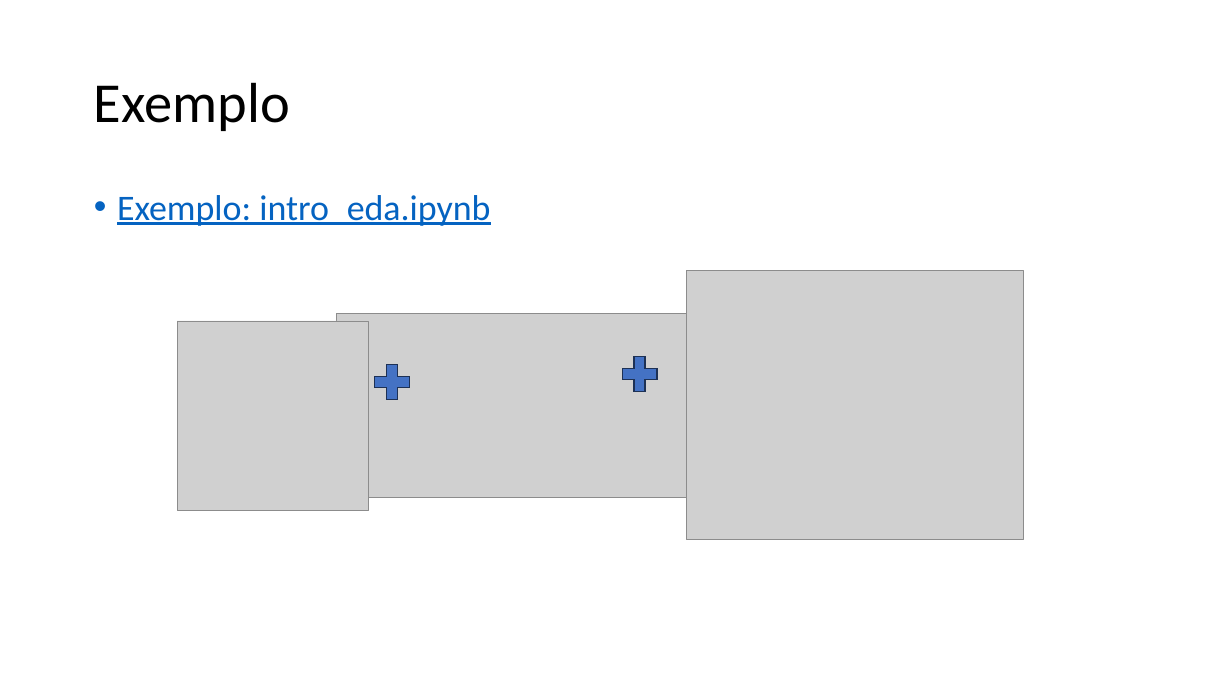
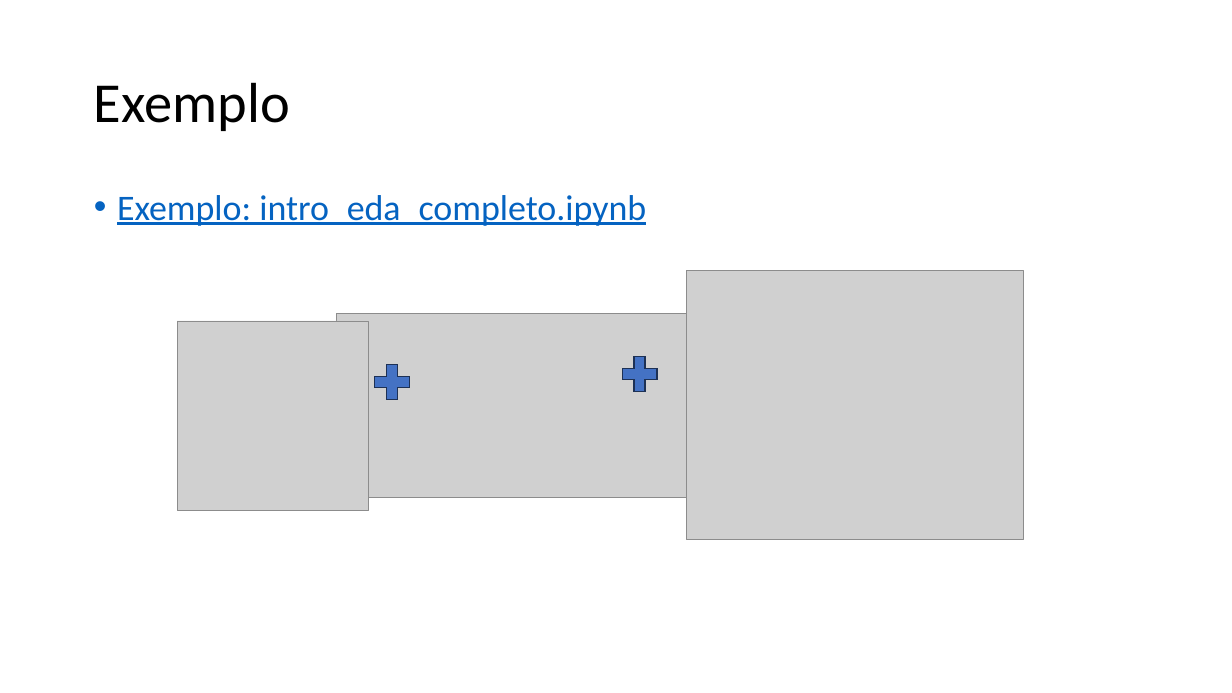
Before and after one commit to zz4fap/c24_inteligencia_artificial, a slide deck: slide 71 of slides/C24_EDA.pptx (slide 51 before the commit). Drawn at 1232x693 pixels with LibreOffice and Linux fonts; fonts in the diff are those of the drawing; grey boxes stand for pictures. Boxes give left, top, right and bottom in pixels: in the first picture for what was removed or moved away, otherwise in the second. Text is boxed around its words. In the diff, an @@ line names an element or a change of style, - is before the commit and + after.

Commit message:
update of slides

```diff
--- a/slides/C24_EDA.pptx
+++ b/slides/C24_EDA.pptx
@@ text at bbox=[117, 195, 646, 226]: text changed @@
-• Exemplo: intro_eda.ipynb
+• Exemplo: intro_eda_completo.ipynb
```
Also in this commit, not shown: 2 slides added, 1 other file.
